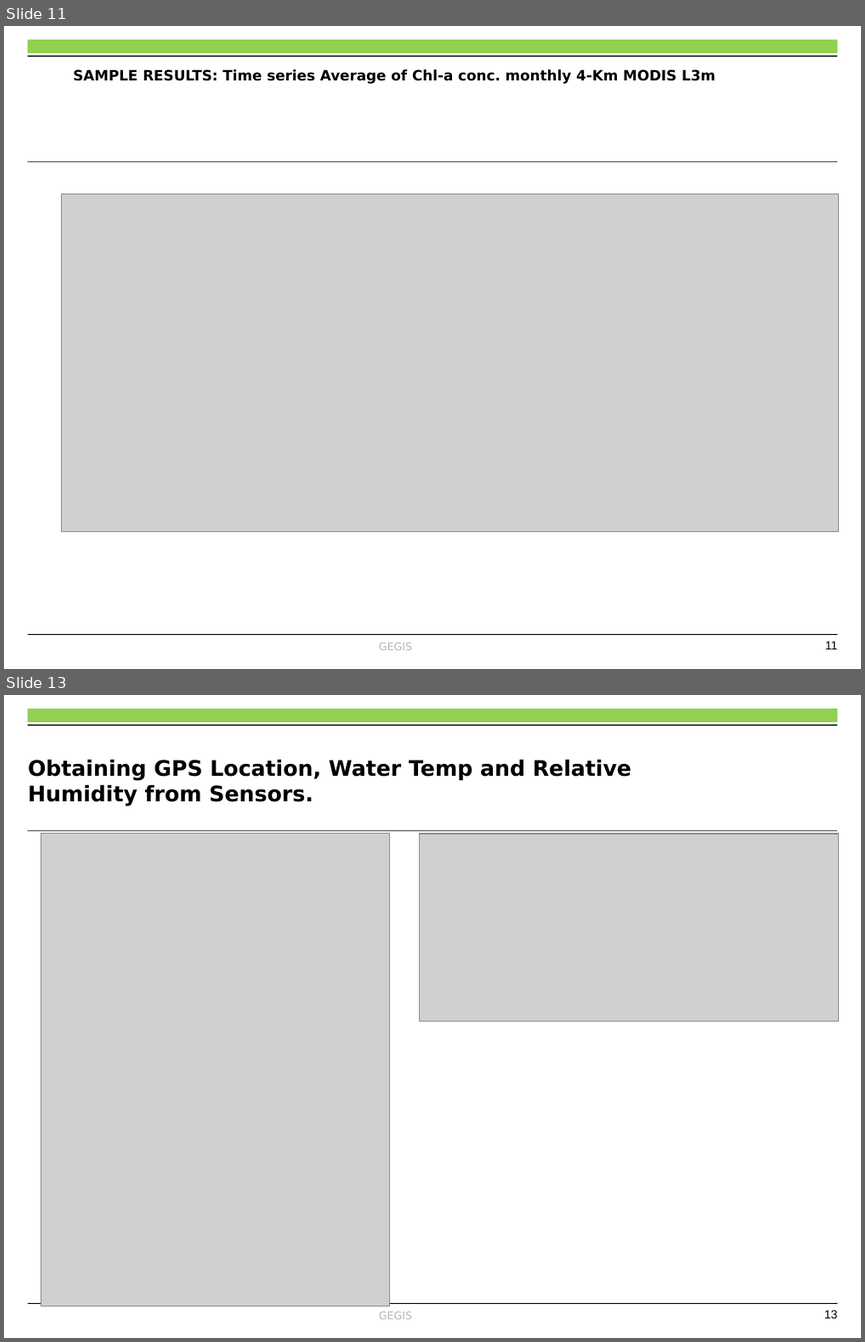
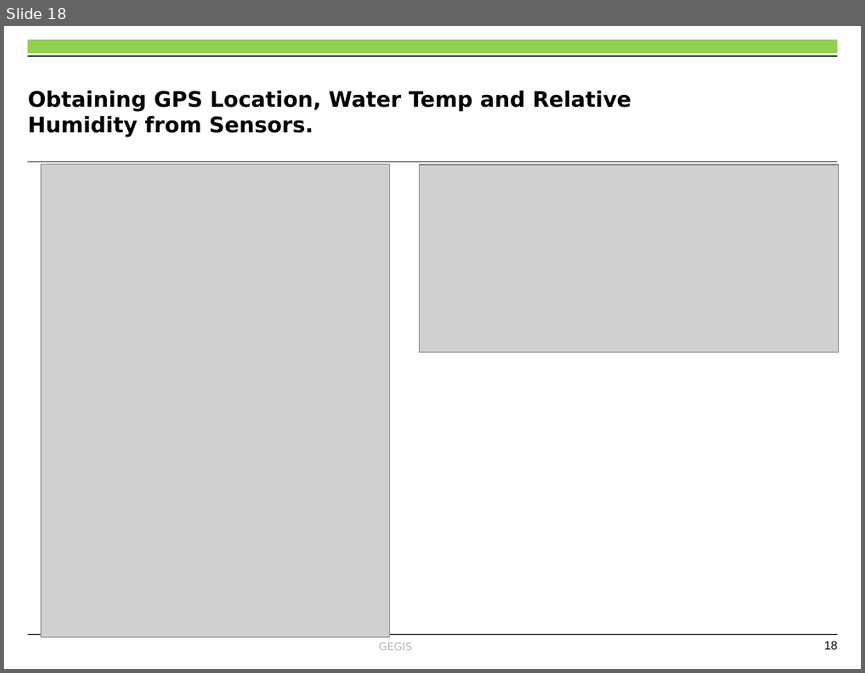
Before and after one commit to OkomoJacob/FinalYearProject, a slide deck: Dr. E Nduati, Superviser/Submissions/ENC222-0149_2017_OKOMO_JACOB_OKELLO_V3.pptx. Shown one above the other, each under a label of ours: slides 11 and 13 before the commit, slide 18 after it; the slides between them are not shown. The pictures are 865x1342 and 865x673 pixels, drawn with LibreOffice and Linux fonts; fonts in the diff are those of the drawing; grey boxes stand for pictures; background and template pictures are left out. Boxes give left, top, right and bottom in pixels: in the first picture for what was removed or moved away, otherwise in the second. Text is boxed around its words. In the diff, an @@ line names an element or a change of style, - is before the commit and + after.

```diff
--- a/Dr. E Nduati, Superviser/Submissions/ENC222-0149_2017_OKOMO_JACOB_OKELLO_V3.pptx
+++ b/Dr. E Nduati, Superviser/Submissions/ENC222-0149_2017_OKOMO_JACOB_OKELLO_V3.pptx
@@ slide 11 removed at (x1=4, y1=26, x2=861, y2=669), background #FFFFFF; not listed: 6 template elements that a slide beside it also shows @@
@@ text removed at (x1=73, y1=69, x2=715, y2=84) @@
-SAMPLE RESULTS: Time series Average of Chl-a conc. monthly 4-Km MODIS L3m
@@ picture removed at (x1=62, y1=194, x2=839, y2=532) @@
@@ what was slide 13 is now slide 18 @@
@@ page number at (x1=824, y1=641, x2=838, y2=649): text changed @@
-13
+18
```
Also in this commit, not shown: 9 slides changed, 8 slides added, 2 other slides removed, 1 other file.
